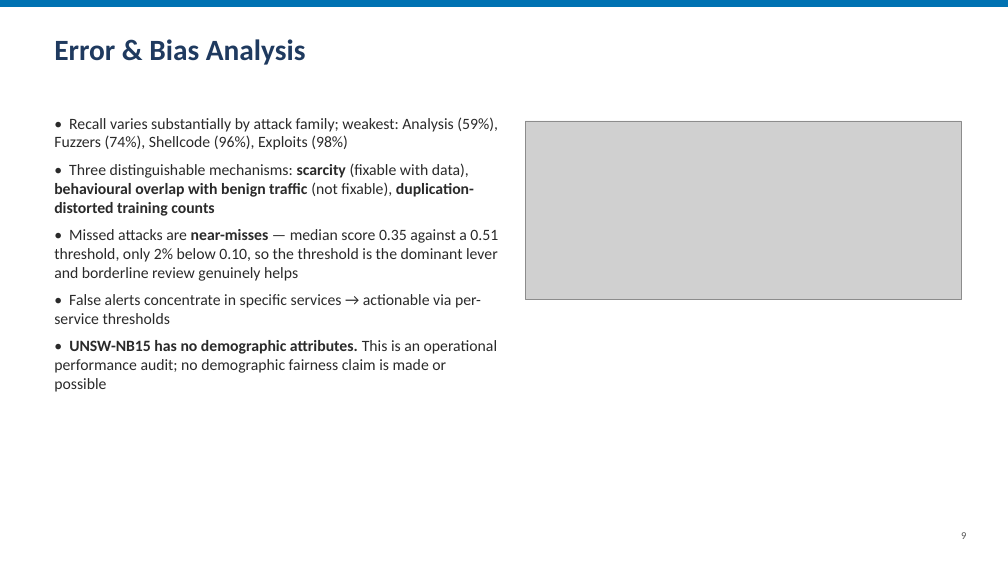
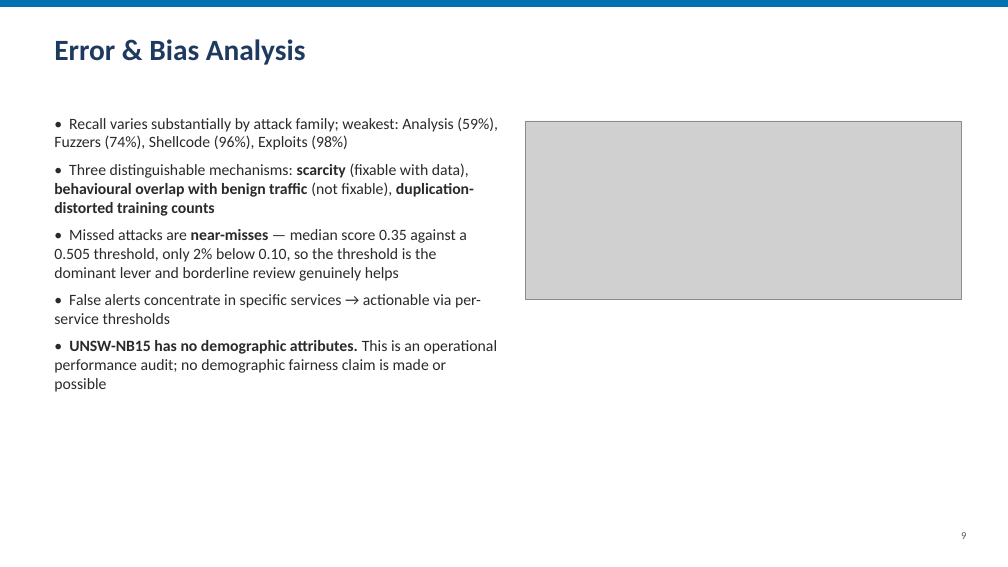
Before and after one commit to iamkenichi/AI_Capstone_Network_Intrusion_Detection, a slide deck: slide 9 of deliverables/Arne_Ramos_AI_Capstone_Technical_Presentation.pptx. Drawn at 1008x567 pixels with LibreOffice and Linux fonts; fonts in the diff are those of the drawing; grey boxes stand for pictures. Boxes give left, top, right and bottom in pixels: in the first picture for what was removed or moved away, otherwise in the second. Text is boxed around its words. In the diff, an @@ line names an element or a change of style, - is before the commit and + after.

Commit message:
Fix the model-availability guard, and report thresholds at their real precision
Two defects that a clean checkout exposes.

`requires_model` checked for `models/deployment.json`, which IS committed - it
is the record of which model was selected - rather than for the `.joblib` it
points at, which is a build product and is not. On a fresh clone the guard
therefore passed and nine tests tried to load a file that was never there. CI
caught it on the first run. The guard now reads deployment.json and confirms
the estimator it names is actually present; verified locally by hiding the
estimator, which turns 51 passed into 42 passed / 9 skipped.

Thresholds were rendered at 2 dp throughout. The sweep grid is 0.005, so the
frozen operating point 0.505 was being printed as "0.51" - a reader
reproducing at 0.51 would not get the reported numbers back. Every threshold
render in reports, decks, figures, notebooks and CLI output now carries 3 dp.

```diff
--- a/deliverables/Arne_Ramos_AI_Capstone_Technical_Presentation.pptx
+++ b/deliverables/Arne_Ramos_AI_Capstone_Technical_Presentation.pptx
@@ text at bbox=[54, 229, 467, 281]: text changed @@
-• Missed attacks are near-misses — median score 0.35 against a 0.51 threshold, only 2% below 0.10, so the threshold is the dominant lever and borderline review genuinely helps
+• Missed attacks are near-misses — median score 0.35 against a 0.505 threshold, only 2% below 0.10, so the threshold is the dominant lever and borderline review genuinely helps
```
Also in this commit, not shown: 1 other slide changed, 18 other files.
